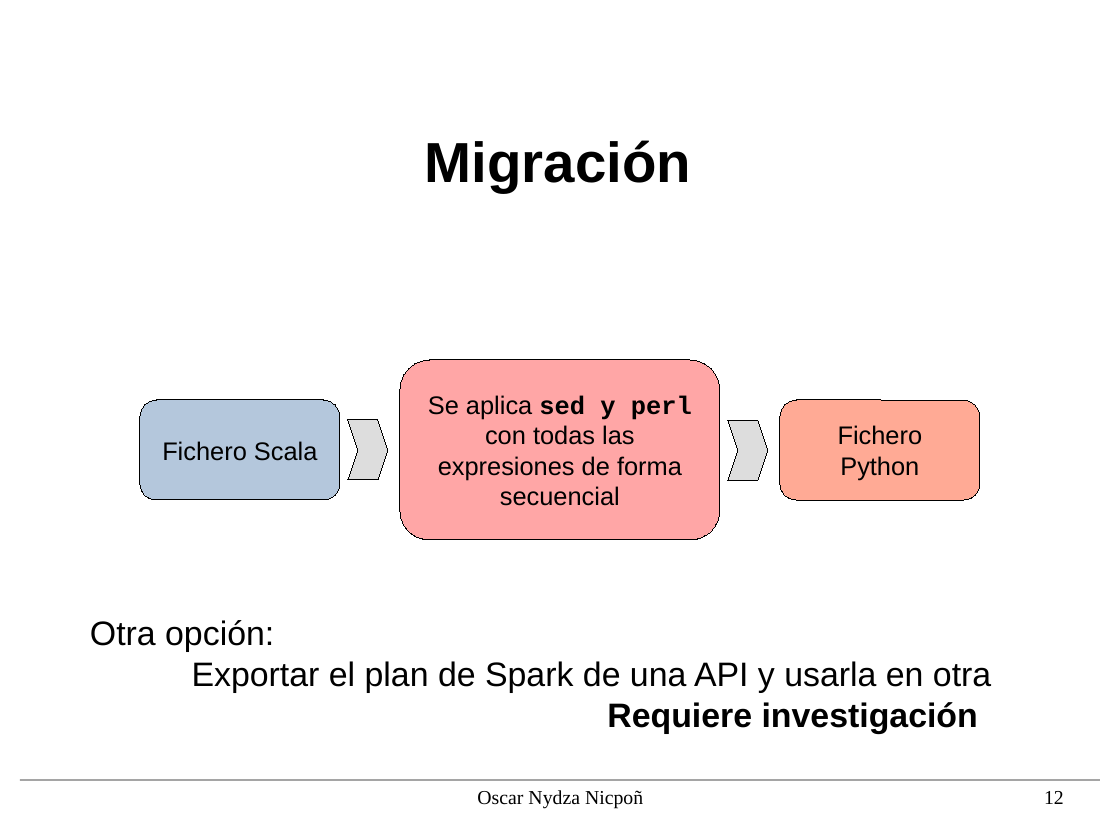
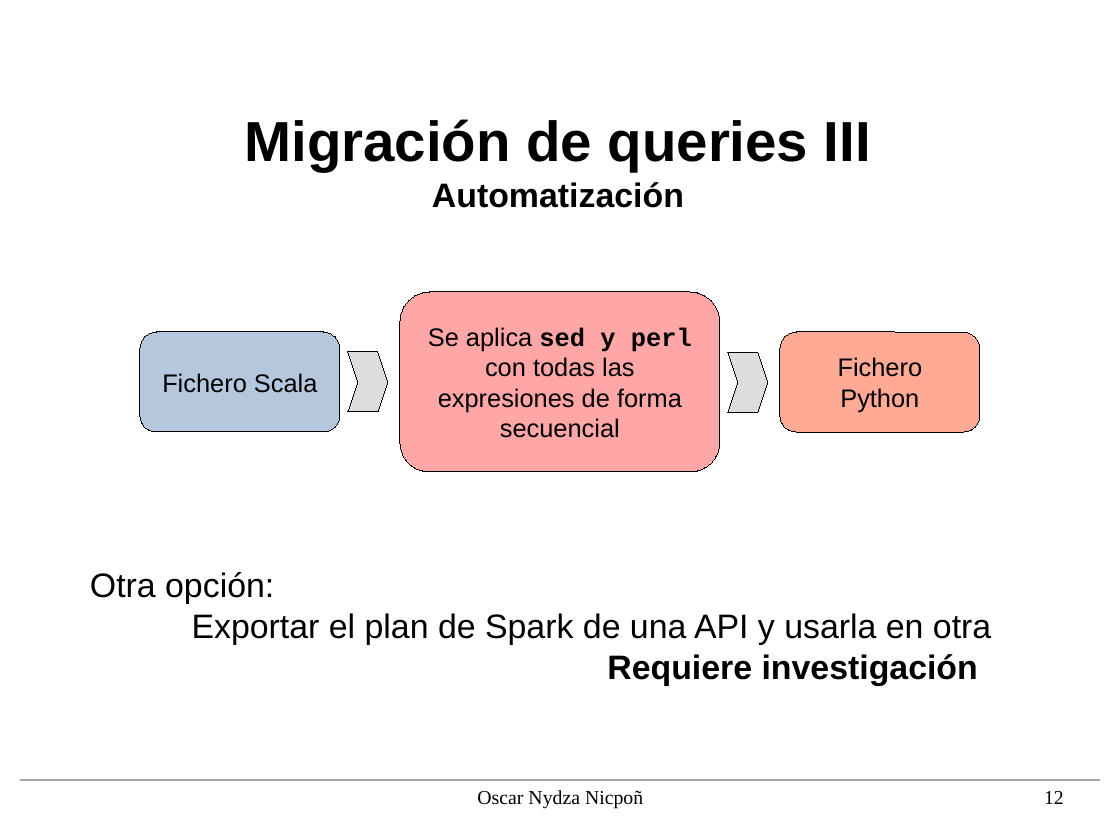
Before and after one commit to nipsn/Spark-TFG, a slide deck: slide 12 of presentacion/diapos.odp. Drawn at 1120x840 pixels with LibreOffice and Linux fonts; fonts in the diff are those of the drawing; background and template pictures are left out. Boxes give left, top, right and bottom in pixels: in the first picture for what was removed or moved away, otherwise in the second. Text is boxed around its words. In the diff, an @@ line names an element or a change of style, - is before the commit and + after.

```diff
--- a/presentacion/diapos.odp
+++ b/presentacion/diapos.odp
@@ title at (x1=245, y1=119, x2=871, y2=208): text changed @@
-Migración
+Migración de queries III
+Automatización
@@ text "Otra opción:" moved from (x1=90, y1=620, x2=991, y2=734) to (x1=90, y1=572, x2=991, y2=686) @@
@@ freeform shape moved from (x1=729, y1=420, x2=768, y2=480) to (x1=348, y1=352, x2=387, y2=412) @@
@@ freeform shape moved from (x1=348, y1=420, x2=387, y2=480) to (x1=729, y1=352, x2=768, y2=412) @@
@@ 3 rounded rectangles moved together from (x1=140, y1=360, x2=981, y2=540) to (x1=140, y1=292, x2=981, y2=472) @@
```
Also in this commit, not shown: 18 other slides changed, 5 slides removed, 1 other file.
